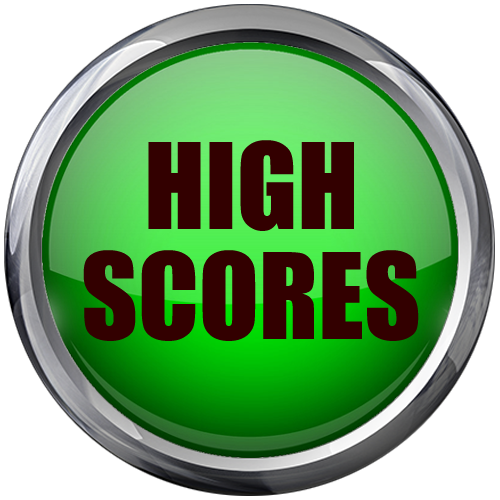
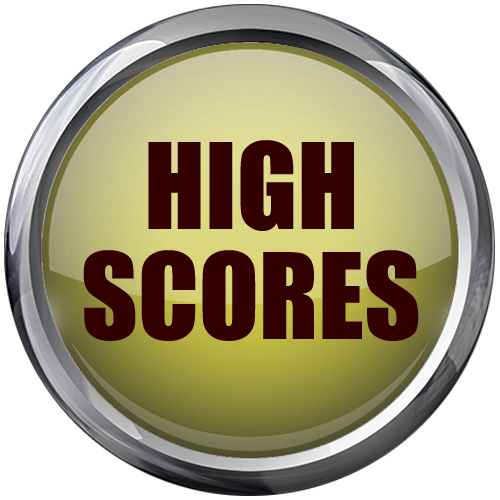
Comparing the layer stacks of the two 500x500 images. Changes:
painted on "Ebene 2" over [42, 42, 458, 458]
